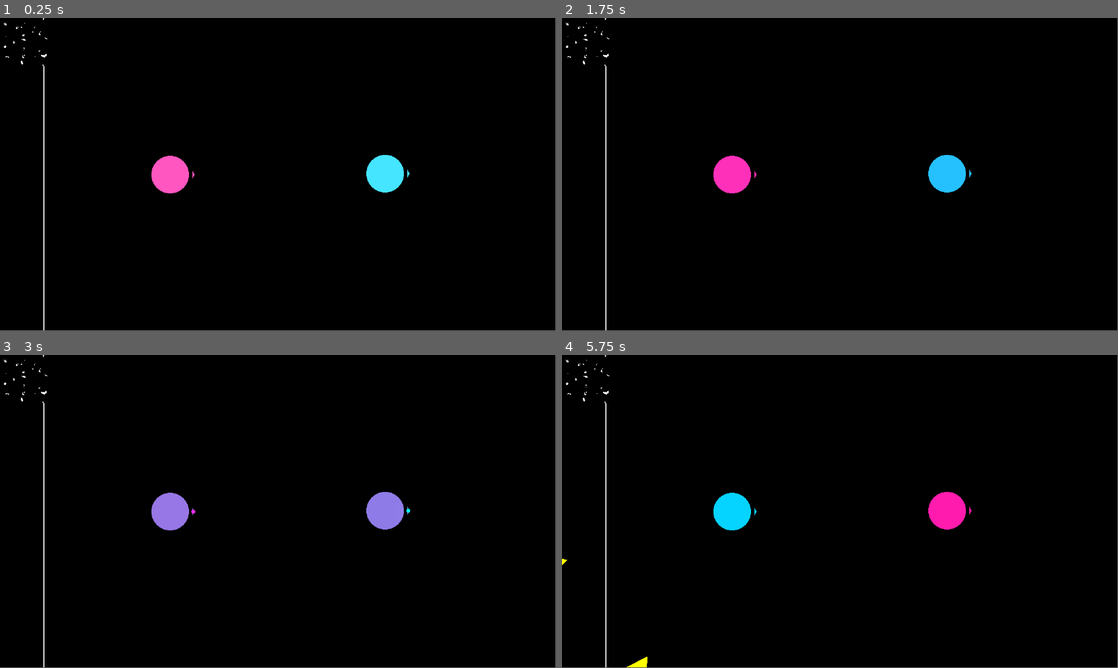
Above: before the commit, frames 1-4 (two rows, left to right).
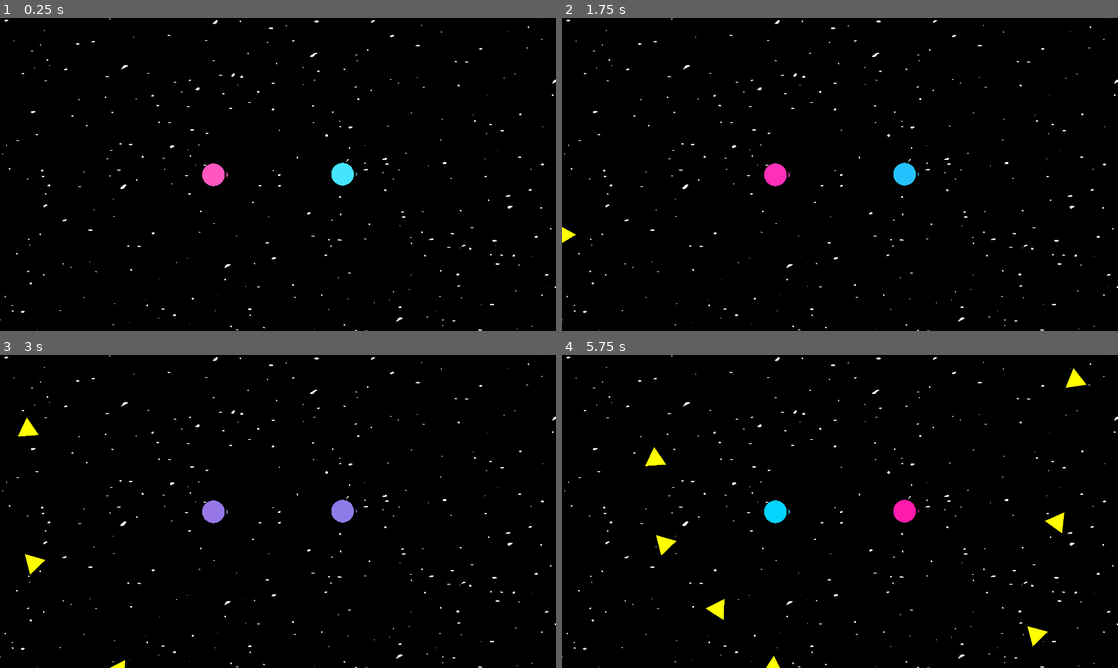
Above: after the commit, the same moments.

Repository: Kiryume/now-there-are-two
Game: Godot game, scene res://main.tscn
Same seed, same stepped clock (60 frames per second), same inputs: the game is played once before the commit and once after it.
Inputs:
- Up to frame 1 (0.25 s): no input
- Up to frame 2 (1.75 s): tap Space (swap_sides) at 0.6, 1.35 s
- Up to frame 3 (3 s): tap Space (swap_sides) at 2.1, 2.85 s
- Up to frame 4 (5.75 s): tap Space (swap_sides) at 3.6, 4.35, 5.1 s
In our replay, the window is 799x449 before the commit and 800x450 after it. These sizes can differ from the game's own. Grey fills any space a smaller window leaves; there, only what the larger window draws over its background counts as a difference.

The runs differ from the first frame. In frame 1, 2.7% of the frame differs, in the area x 0-100%, y 0-100%; in frame 2, 2.7%; in frame 3, 2.9%; in frame 4, 3.5%.

Commit message:
working movement

Diff:
--- a/Camera.gd
+++ b/Camera.gd
@@ -1,31 +1,33 @@
 extends Camera2D
 
-@export var move_speed := 30 # camera position lerp speed
-#@export var zoom_speed := 3.0  # camera zoom lerp speed
-#@export var min_zoom := 1.0  # camera won't zoom closer than this
-#@export var max_zoom := 1.0  # camera won't zoom farther than this
-#@export var margin := Vector2(40, 20)  # include some buffer area around targets
+@export var move_speed := 30
 
-#@onready var screen_size = get_viewport_rect().size
+@onready var bgoffset: ColorRect = $"../Background/BackgroundShader"
+
+func get_camera_visible_rect() -> Rect2:
+	var viewport := get_viewport()
+	if not viewport:
+		return Rect2()
+
+	var viewport_size := viewport.get_visible_rect().size
+	var camera_position := position
+	var camera_zoom := zoom
+
+	var world_width := viewport_size.x / camera_zoom.x
+	var world_height := viewport_size.y / camera_zoom.y
+
+	var half_size := Vector2(world_width, world_height) / 2.0
+	var top_left := camera_position - half_size
+
+	return Rect2(top_left, Vector2(world_width, world_height))
 
 func _physics_process(delta):
-	var targets := PlayerList.players
+	var targets: Array[Player] = PlayerList.players
 	if not targets: return
 	var p := Vector2.ZERO
 	for target in targets:
 		p += target.position
 	p /= targets.size()
 	position = lerp(position, p, move_speed * delta)
-
-	#var r = Rect2(position, Vector2.ONE)
-	#for target in targets:
-		#r = r.expand(target.position)
-	#r = r.grow_individual(margin.x, margin.y, margin.x, margin.y)
-
-	#var z
-	#if r.size.x > r.size.y * screen_size.aspect():
-		#z = 1 / clamp(r.size.x / screen_size.x, max_zoom, min_zoom)
-	#else:
-		#z = 1 / clamp(r.size.y / screen_size.y, max_zoom, min_zoom)
-#
-	#zoom = lerp(zoom, Vector2.ONE * z, zoom_speed * delta)
+	var rect := get_camera_visible_rect()
+	bgoffset.material.set("shader_parameter/offset", Vector2(position.x / rect.size.x, position.y / rect.size.y))
--- a/Enemies/Enemy.gdshader
+++ b/Enemies/Enemy.gdshader
@@ -17,11 +17,6 @@
 }
 
 void fragment() {
-    // Example usage: draw a hexagon (6 sides) with thin stroke
     float poly = polygon(UV, 0.95, n);
 	COLOR = vec4(COLOR.rgb, 1.0-poly);
-
-    // You can modify the parameters:
-    // - Change the last parameter (6) to any integer for different polygons
-    // - Adjust the second parameter (0.95) to control thickness (closer to 1.0 = thinner)
 }
--- a/Enemies/enemy.gd
+++ b/Enemies/enemy.gd
@@ -2,7 +2,6 @@
 extends CharacterBody2D
 
 const SPEED = 90.0
-# Adjust this value to make rotation faster or slower
 const ROTATION_SPEED = 5.0
 
 var players: Array[Player]
--- a/MainScene.gd
+++ /dev/null
@@ -1,9 +0,0 @@
-extends Node2D
-
-@onready
-var players: Array[Player] = [$PlayerManager/Player, $PlayerManager/Player2]
-
-var health = 100.
-
-func _ready():
-	PlayerList.set_players(players)
--- a/Player/Player.tscn
+++ b/PlayerManager/Player/Player.tscn
@@ -1,9 +1,9 @@
 [gd_scene load_steps=9 format=3 uid="uid://di3akrsmx4at3"]
 
-[ext_resource type="Script" uid="uid://ccywdka0lmym" path="res://Player/Player.gd" id="1_xhfnw"]
-[ext_resource type="Shader" uid="uid://c34nayxbaxuld" path="res://Player/Player.gdshader" id="2_kpjcp"]
-[ext_resource type="PackedScene" uid="uid://dpri4v6m1iycv" path="res://Player/Bullets/BaseProjectile.tscn" id="2_tok1r"]
-[ext_resource type="Script" uid="uid://dsuofxhn2pgmh" path="res://Player/bullets.gd" id="4_ddoul"]
+[ext_resource type="Script" uid="uid://ccywdka0lmym" path="res://PlayerManager/Player/Player.gd" id="1_xhfnw"]
+[ext_resource type="Shader" uid="uid://c34nayxbaxuld" path="res://PlayerManager/Player/Player.gdshader" id="2_kpjcp"]
+[ext_resource type="PackedScene" uid="uid://dpri4v6m1iycv" path="res://PlayerManager/Upgrades/BaseProjectileUpgrade/BaseProjectile.tscn" id="2_tok1r"]
+[ext_resource type="Script" uid="uid://dsuofxhn2pgmh" path="res://PlayerManager/Player/bullets.gd" id="4_ddoul"]
 [ext_resource type="Shader" uid="uid://ch80vchss2qbs" path="res://Enemies/Enemy.gdshader" id="5_8g4oa"]
 
 [sub_resource type="CircleShape2D" id="CircleShape2D_0rwas"]
@@ -32,9 +32,6 @@
 offset_right = 39.0
 offset_bottom = 39.0
 
-[node name="ShootTimer" type="Timer" parent="."]
-autostart = true
-
 [node name="Bullets2" type="Marker2D" parent="."]
 position = Vector2(48, 0)
 script = ExtResource("4_ddoul")
@@ -47,5 +44,3 @@
 offset_right = 22.93898
 offset_bottom = -3.409603
 rotation = 1.5707964
-
-[connection signal="timeout" from="ShootTimer" to="Bullets2" method="_on_shoot_timer_timeout"]
--- a/Player/bullets.gd
+++ b/PlayerManager/Player/bullets.gd
@@ -6,6 +6,7 @@
 func _on_shoot_timer_timeout() -> void:
 	var child: BaseProjectile = bullet_scene.instantiate() as BaseProjectile
 	child.shooter = owner
-	owner.owner.add_child(child)
+	var root = get_tree().root.get_child(0)
+	root.add_child(child)
 	child.transform = global_transform
 	child.text.color = (owner as Player).target_color * 2
--- /dev/null
+++ b/PlayerManager/PlayerManager.tscn
@@ -0,0 +1,18 @@
+[gd_scene load_steps=3 format=3 uid="uid://bovwsulx5xm38"]
+
+[ext_resource type="Script" uid="uid://buw4bcy01nfq1" path="res://player_manager.gd" id="1_npw2l"]
+[ext_resource type="PackedScene" uid="uid://di3akrsmx4at3" path="res://PlayerManager/Player/Player.tscn" id="2_051cp"]
+
+[node name="PlayerManager" type="Node2D"]
+script = ExtResource("1_npw2l")
+
+[node name="UpgradeManager" type="Node2D" parent="."]
+
+[node name="Player" parent="UpgradeManager" instance=ExtResource("2_051cp")]
+position = Vector2(-246, 2)
+collision_mask = 5
+
+[node name="Player2" parent="UpgradeManager" instance=ExtResource("2_051cp")]
+position = Vector2(200, 0)
+collision_mask = 5
+player_select = "right"
--- a/Player/UpgradeSelection/UpgradeOption.tscn
+++ b/PlayerManager/UpgradeSelection/UpgradeOption.tscn
@@ -1,6 +1,6 @@
 [gd_scene load_steps=4 format=3 uid="uid://wi0a5f4ph5fh"]
 
-[ext_resource type="Script" uid="uid://bkwtdlgqk3wlt" path="res://Player/UpgradeSelection/upgrade_option.gd" id="2_0q2wn"]
+[ext_resource type="Script" uid="uid://bkwtdlgqk3wlt" path="res://PlayerManager/UpgradeSelection/upgrade_option.gd" id="2_0q2wn"]
 
 [sub_resource type="LabelSettings" id="LabelSettings_gcxol"]
 font_size = 38
--- a/Player/UpgradeSelection/UpgradeSelection.tscn
+++ b/PlayerManager/UpgradeSelection/UpgradeSelection.tscn
@@ -1,6 +1,6 @@
 [gd_scene load_steps=2 format=3 uid="uid://ciwdix7x6mw4e"]
 
-[ext_resource type="PackedScene" uid="uid://wi0a5f4ph5fh" path="res://Player/UpgradeSelection/UpgradeOption.tscn" id="1_giohm"]
+[ext_resource type="PackedScene" uid="uid://wi0a5f4ph5fh" path="res://PlayerManager/UpgradeSelection/UpgradeOption.tscn" id="1_giohm"]
 
 [node name="UpgradeSelection" type="Control"]
 layout_mode = 3
--- a/Player/Bullets/BaseProjectile.tscn
+++ b/PlayerManager/Upgrades/BaseProjectileUpgrade/BaseProjectile.tscn
@@ -1,7 +1,7 @@
 [gd_scene load_steps=5 format=3 uid="uid://dpri4v6m1iycv"]
 
-[ext_resource type="Script" uid="uid://704p03fguim" path="res://Player/Bullets/base_projectile.gd" id="1_2cbm4"]
-[ext_resource type="Shader" uid="uid://c34nayxbaxuld" path="res://Player/Player.gdshader" id="1_gifoo"]
+[ext_resource type="Script" uid="uid://704p03fguim" path="res://PlayerManager/Upgrades/BaseProjectileUpgrade/base_projectile.gd" id="1_2cbm4"]
+[ext_resource type="Shader" uid="uid://c34nayxbaxuld" path="res://PlayerManager/Player/Player.gdshader" id="1_gifoo"]
 
 [sub_resource type="CircleShape2D" id="CircleShape2D_7bywb"]
 radius = 4.0
--- /dev/null
+++ b/PlayerManager/Upgrades/BaseProjectileUpgrade/BaseProjectileUpgrade.tscn
@@ -0,0 +1,7 @@
+[gd_scene load_steps=2 format=3 uid="uid://4nwtapslifap"]
+
+[ext_resource type="Script" uid="uid://deke8fpdxddy0" path="res://PlayerManager/Upgrades/BaseProjectileUpgrade/base_projectile_upgrade.gd" id="1_73220"]
+
+[node name="BaseProjectileUpgrade" type="Node2D"]
+script = ExtResource("1_73220")
+metadata/_custom_type_script = "uid://d2o1obcwg6844"
--- a/Player/Bullets/base_projectile.gd
+++ b/PlayerManager/Upgrades/BaseProjectileUpgrade/base_projectile.gd
@@ -19,7 +19,7 @@
 	else:
 		direction = new_direction.normalized()
 
-func _process(delta: float) -> void:
+func _physics_process(delta: float) -> void:
 	position += transform.x * PROJECTILE_SPEED * delta
 	lifetile_seconds -= delta
 	if lifetile_seconds <= 0:
--- /dev/null
+++ b/PlayerManager/Upgrades/BaseProjectileUpgrade/base_projectile_upgrade.gd
@@ -0,0 +1,19 @@
+extends Upgrade
+
+var target_node: Player
+
+# Called when the node enters the scene tree for the first time.
+func _ready() -> void:
+	pass # Replace with function body.
+
+
+# Called every frame. 'delta' is the elapsed time since the previous frame.
+func _process(delta: float) -> void:
+	pass
+
+func _init() -> void:
+	upgrade_name = "Base Projectile"
+	target = Target.Player
+
+func on_attach(node: Player):
+	target_node = node
--- /dev/null
+++ b/PlayerManager/Upgrades/base_upgrade.gd
@@ -0,0 +1,18 @@
+extends Node2D
+class_name Upgrade
+enum Target {
+	Player,
+	Manager
+}
+
+
+var upgrade_name := "Upgrade"
+var target := Target.Player
+var target_node
+
+func _ready() -> void:
+	pass
+
+
+func _process(delta: float) -> void:
+	pass
--- /dev/null
+++ b/World/animatablebody2dfollowparent.gd
@@ -0,0 +1,12 @@
+extends AnimatableBody2D
+
+var offset: Vector2 = Vector2.ZERO
+
+func _ready() -> void:
+	offset = position
+
+func _physics_process(_delta):
+	global_position = get_parent().global_position + offset
+
+func _process(_delta):
+	global_position = get_parent().global_position + offset
--- a/background.gdshader
+++ b/background.gdshader
@@ -1,25 +1,82 @@
 shader_type canvas_item;
-render_mode world_vertex_coords; // This is the key - makes VERTEX represent world coordinates
 
-// Noise texture for star field
-uniform sampler2D noise_texture;
-// Scale factor for the noise (higher = more stars)
-uniform float noise_scale = 100.0;
-// Threshold for determining which noise values become visible stars
+uniform vec2 offset;
+uniform float scale:hint_range(0.5, 1000.0);
+
+// Description : Array and textureless GLSL 2D simplex noise function.
+//      Author : Ian McEwan, Ashima Arts.
+//  Maintainer : stegu
+//     Lastmod : 20110822 (ijm)
+//     License : Copyright (C) 2011 Ashima Arts. All rights reserved.
+//               Distributed under the MIT License. See LICENSE file.
+//               https://github.com/ashima/webgl-noise
+//               https://github.com/stegu/webgl-noise
+//
 uniform float star_threshold = 0.8;
-// Star brightness
 uniform float star_brightness = 1.0;
 
+vec3 mod289_3(vec3 x) {
+    return x - floor(x * (1.0 / 289.0)) * 289.0;
+}
+
+vec2 mod289_2(vec2 x) {
+    return x - floor(x * (1.0 / 289.0)) * 289.0;
+}
+
+vec3 permute(vec3 x) {
+    return mod289_3(((x*34.0)+1.0)*x);
+}
+
+float snoise(vec2 v) {
+    vec4 C = vec4(0.211324865405187,  // (3.0-sqrt(3.0))/6.0
+                  0.366025403784439,  // 0.5*(sqrt(3.0)-1.0)
+                 -0.577350269189626,  // -1.0 + 2.0 * C.x
+                  0.024390243902439); // 1.0 / 41.0
+    // First corner
+    vec2 i  = floor(v + dot(v, C.yy) );
+    vec2 x0 = v -   i + dot(i, C.xx);
+
+    // Other corners
+    vec2 i1;
+    //i1.x = step( x0.y, x0.x ); // x0.x > x0.y ? 1.0 : 0.0
+    //i1.y = 1.0 - i1.x;
+    i1 = (x0.x > x0.y) ? vec2(1.0, 0.0) : vec2(0.0, 1.0);
+    // x0 = x0 - 0.0 + 0.0 * C.xx ;
+    // x1 = x0 - i1 + 1.0 * C.xx ;
+    // x2 = x0 - 1.0 + 2.0 * C.xx ;
+    vec4 x12 = vec4(x0.xy, x0.xy) + C.xxzz;
+    x12.xy -= i1;
+
+    // Permutations
+    i = mod289_2(i); // Avoid truncation effects in permutation
+    vec3 p = permute( permute( i.y + vec3(0.0, i1.y, 1.0 ))
+    	+ i.x + vec3(0.0, i1.x, 1.0 ));
+
+    vec3 m = max(0.5 - vec3(dot(x0,x0), dot(x12.xy,x12.xy), dot(x12.zw,x12.zw)), vec3(0.0));
+    m = m*m ;
+    m = m*m ;
+
+    // Gradients: 41 points uniformly over a line, mapped onto a diamond.
+    // The ring size 17*17 = 289 is close to a multiple of 41 (41*7 = 287)
+
+    vec3 x = 2.0 * fract(p * C.www) - 1.0;
+    vec3 h = abs(x) - 0.5;
+    vec3 ox = floor(x + 0.5);
+    vec3 a0 = x - ox;
+
+    // Normalise gradients implicitly by scaling m
+    // Approximation of: m *= inversesqrt( a0*a0 + h*h );
+    m *= 1.79284291400159 - 0.85373472095314 * ( a0*a0 + h*h );
+
+    // Compute final noise value at P
+    vec3 g;
+    g.x  = a0.x  * x0.x  + h.x  * x0.y;
+    g.yz = a0.yz * x12.xz + h.yz * x12.yw;
+    return 130.0 * dot(m, g);
+}
+
 void fragment() {
-    // VERTEX now contains world coordinates thanks to world_vertex_coords render mode
-    vec2 world_pos = VERTEX;
-
-    // Sample the noise texture at the world position, scaled appropriately
-    float noise = texture(noise_texture, world_pos / noise_scale).r;
-
-    // Create stars by making pixels brighter where noise exceeds threshold
-    float star = step(star_threshold, noise) * star_brightness;
-
-    // Output black background with white stars
+    float n = snoise((UV + offset) * scale) * 0.5 + 0.5;
+	float star = step(star_threshold, n) * star_brightness;
     COLOR = vec4(vec3(star), 1.0);
 }
--- a/main.tscn
+++ b/main.tscn
@@ -1,37 +1,80 @@
-[gd_scene load_steps=13 format=3 uid="uid://cn1sduxcwk4b3"]
+[gd_scene load_steps=14 format=3 uid="uid://cn1sduxcwk4b3"]
 
-[ext_resource type="Script" uid="uid://dlbokws333ddg" path="res://MainScene.gd" id="1_h2yge"]
-[ext_resource type="PackedScene" uid="uid://di3akrsmx4at3" path="res://Player/Player.tscn" id="1_ig7tw"]
 [ext_resource type="Script" uid="uid://dywkyivbyklps" path="res://Camera.gd" id="2_0xm2m"]
 [ext_resource type="PackedScene" uid="uid://w2su3uda5cm" path="res://Enemies/Enemy.tscn" id="2_1bvp3"]
-[ext_resource type="Script" uid="uid://buw4bcy01nfq1" path="res://player_manager.gd" id="5_7mycd"]
+[ext_resource type="Script" uid="uid://b3fekgk56n6ln" path="res://World/animatablebody2dfollowparent.gd" id="2_272bh"]
 [ext_resource type="Script" uid="uid://c3d4xvna50ase" path="res://enemies.gd" id="5_lquwl"]
+[ext_resource type="PackedScene" uid="uid://bovwsulx5xm38" path="res://PlayerManager/PlayerManager.tscn" id="6_7mycd"]
 [ext_resource type="Theme" uid="uid://btiws37slvnn7" path="res://main_theme.tres" id="7_272bh"]
 [ext_resource type="Shader" uid="uid://bdu6s1qs2og4x" path="res://background.gdshader" id="8_5vw27"]
+
+[sub_resource type="WorldBoundaryShape2D" id="WorldBoundaryShape2D_7mycd"]
+
+[sub_resource type="WorldBoundaryShape2D" id="WorldBoundaryShape2D_kek77"]
+normal = Vector2(1, 0)
+
+[sub_resource type="WorldBoundaryShape2D" id="WorldBoundaryShape2D_5vw27"]
+normal = Vector2(0, 1)
+
+[sub_resource type="WorldBoundaryShape2D" id="WorldBoundaryShape2D_272bh"]
+normal = Vector2(-1, 0)
 
 [sub_resource type="Environment" id="Environment_7mycd"]
 background_mode = 3
 glow_enabled = true
 glow_blend_mode = 0
 
-[sub_resource type="FastNoiseLite" id="FastNoiseLite_5vw27"]
-
-[sub_resource type="NoiseTexture2D" id="NoiseTexture2D_5vw27"]
-noise = SubResource("FastNoiseLite_5vw27")
-seamless = true
-
 [sub_resource type="ShaderMaterial" id="ShaderMaterial_kek77"]
 shader = ExtResource("8_5vw27")
-shader_parameter/noise_texture = SubResource("NoiseTexture2D_5vw27")
-shader_parameter/noise_scale = 100.0
-shader_parameter/star_threshold = 0.8
+shader_parameter/offset = Vector2(0, 0)
+shader_parameter/scale = 28.8550013468625
+shader_parameter/star_threshold = 0.935
 shader_parameter/star_brightness = 1.0
 
 [node name="Main" type="Node2D"]
-script = ExtResource("1_h2yge")
 
 [node name="Camera2D" type="Camera2D" parent="."]
 script = ExtResource("2_0xm2m")
+
+[node name="BottomBorder" type="AnimatableBody2D" parent="Camera2D"]
+position = Vector2(0, 540)
+collision_layer = 4
+collision_mask = 2
+script = ExtResource("2_272bh")
+
+[node name="CollisionShape2D" type="CollisionShape2D" parent="Camera2D/BottomBorder"]
+position = Vector2(5, -4.5)
+shape = SubResource("WorldBoundaryShape2D_7mycd")
+
+[node name="LeftBorder" type="AnimatableBody2D" parent="Camera2D"]
+position = Vector2(-960, 0)
+collision_layer = 4
+collision_mask = 2
+script = ExtResource("2_272bh")
+
+[node name="CollisionShape2D" type="CollisionShape2D" parent="Camera2D/LeftBorder"]
+position = Vector2(5, -4.5)
+shape = SubResource("WorldBoundaryShape2D_kek77")
+
+[node name="TopBorder" type="AnimatableBody2D" parent="Camera2D"]
+position = Vector2(0, -535)
+collision_layer = 4
+collision_mask = 2
+script = ExtResource("2_272bh")
+
+[node name="CollisionShape2D" type="CollisionShape2D" parent="Camera2D/TopBorder"]
+position = Vector2(5, -4.5)
+shape = SubResource("WorldBoundaryShape2D_5vw27")
+
+[node name="RightBorder" type="AnimatableBody2D" parent="Camera2D"]
+position = Vector2(955, 0)
+collision_layer = 4
+collision_mask = 2
+script = ExtResource("2_272bh")
+
+[node name="CollisionShape2D" type="CollisionShape2D" parent="Camera2D/RightBorder"]
+position = Vector2(5, -4.5)
+shape = SubResource("WorldBoundaryShape2D_272bh")
 
 [node name="EnemySpawnTimer" type="Timer" parent="."]
 wait_time = 0.5
@@ -40,16 +83,6 @@
 [node name="Enemies" type="Node2D" parent="."]
 script = ExtResource("5_lquwl")
 enemyscene = ExtResource("2_1bvp3")
-
-[node name="PlayerManager" type="Node2D" parent="."]
-script = ExtResource("5_7mycd")
-
-[node name="Player" parent="PlayerManager" instance=ExtResource("1_ig7tw")]
-position = Vector2(-246, 2)
-
-[node name="Player2" parent="PlayerManager" instance=ExtResource("1_ig7tw")]
-position = Vector2(200, 0)
-player_select = "right"
 
 [node name="WorldEnvironment" type="WorldEnvironment" parent="."]
 environment = SubResource("Environment_7mycd")
@@ -68,7 +101,8 @@
 [node name="Background" type="CanvasLayer" parent="."]
 layer = -1
 
-[node name="ColorRect" type="ColorRect" parent="Background"]
+[node name="BackgroundShader" type="ColorRect" parent="Background"]
+texture_repeat = 2
 material = SubResource("ShaderMaterial_kek77")
 anchors_preset = 15
 anchor_right = 1.0
@@ -76,4 +110,6 @@
 grow_horizontal = 2
 grow_vertical = 2
 
+[node name="PlayerManager" parent="." instance=ExtResource("6_7mycd")]
+
 [connection signal="timeout" from="EnemySpawnTimer" to="Enemies" method="_on_enemy_spawn_timer_timeout"]
--- a/player_manager.gd
+++ b/player_manager.gd
@@ -2,14 +2,19 @@
 
 
 @onready
-var player1: Player = $Player
+var player1: Player = $UpgradeManager/Player
 @onready
-var player2: Player = $Player2
+var player2: Player = $UpgradeManager/Player2
 
+func _ready():
+	PlayerList.set_players([player1, player2])
 
-# Called every frame. 'delta' is the elapsed time since the previous frame.
-func _process(delta: float) -> void:
+func _physics_process(_delta: float) -> void:
 	if Input.is_action_just_pressed("swap_sides"):
+		emit_signal("player_swapped")
 		var temp = player1.player_select
 		player1.player_select = player2.player_select
 		player2.player_select = temp
+
+
+signal player_swapped
--- a/project.godot
+++ b/project.godot
@@ -17,7 +17,13 @@
 
 [autoload]
 
-PlayerList="*res://Player/PlayerList.gd"
+PlayerList="*res://PlayerManager/PlayerList.gd"
+
+[display]
+
+window/size/viewport_width=1920
+window/size/viewport_height=1080
+window/stretch/mode="viewport"
 
 [input]
 
@@ -80,8 +86,10 @@
 
 2d_physics/layer_1="World"
 2d_physics/layer_2="Players"
+2d_physics/layer_3="Player world boundary"
 
 [rendering]
 
 viewport/hdr_2d=true
+anti_aliasing/quality/msaa_2d=2
 environment/defaults/default_clear_color=Color(0, 0, 0, 1)
Not shown, removed: MainScene.gd.uid
Renamed: Player/Player.gd -> PlayerManager/Player/Player.gd
Renamed: Player/Player.gd.uid -> PlayerManager/Player/Player.gd.uid
Renamed: Player/Player.gdshader -> PlayerManager/Player/Player.gdshader
Renamed: Player/Player.gdshader.uid -> PlayerManager/Player/Player.gdshader.uid
Renamed: Player/bullets.gd.uid -> PlayerManager/Player/bullets.gd.uid
Renamed: Player/PlayerList.gd -> PlayerManager/PlayerList.gd
Renamed: Player/PlayerList.gd.uid -> PlayerManager/PlayerList.gd.uid
Renamed: Player/UpgradeSelection/upgrade_option.gd -> PlayerManager/UpgradeSelection/upgrade_option.gd
Renamed: Player/UpgradeSelection/upgrade_option.gd.uid -> PlayerManager/UpgradeSelection/upgrade_option.gd.uid
Renamed: Player/Bullets/base_projectile.gd.uid -> PlayerManager/Upgrades/BaseProjectileUpgrade/base_projectile.gd.uid
Not shown, added: PlayerManager/Upgrades/BaseProjectileUpgrade/base_projectile_upgrade.gd.uid
(and 2 more such lines)
